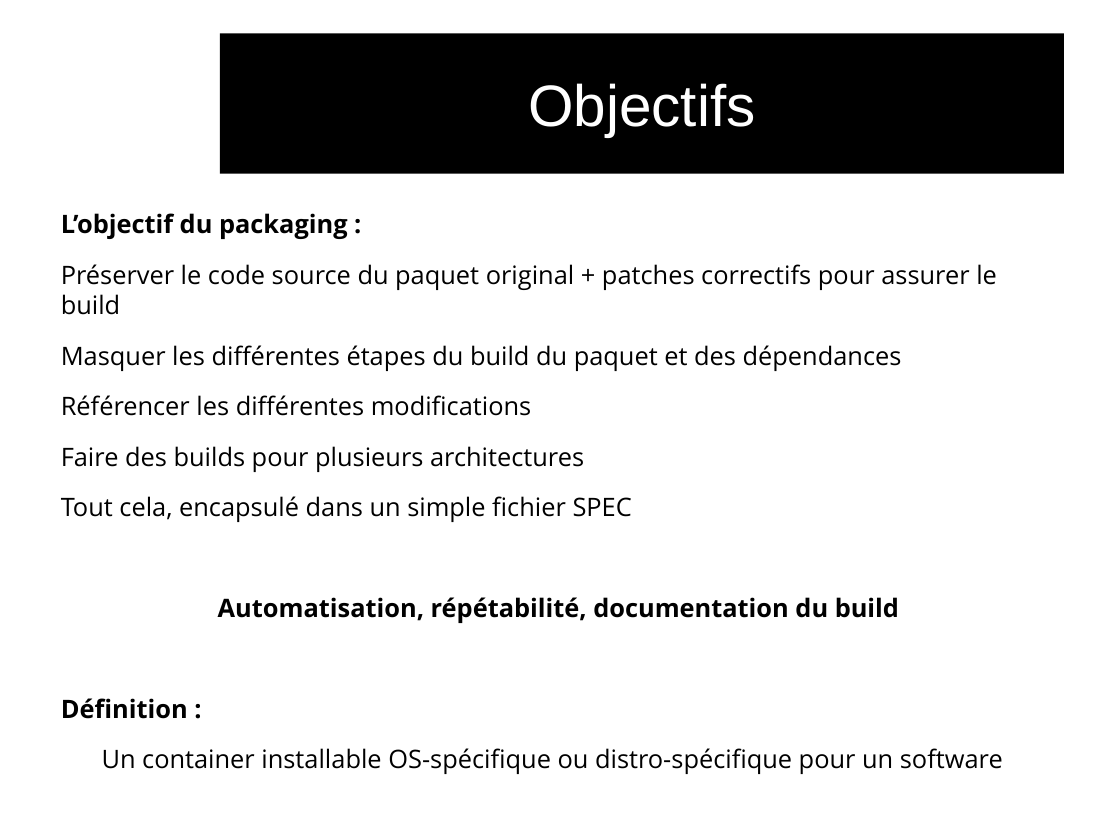
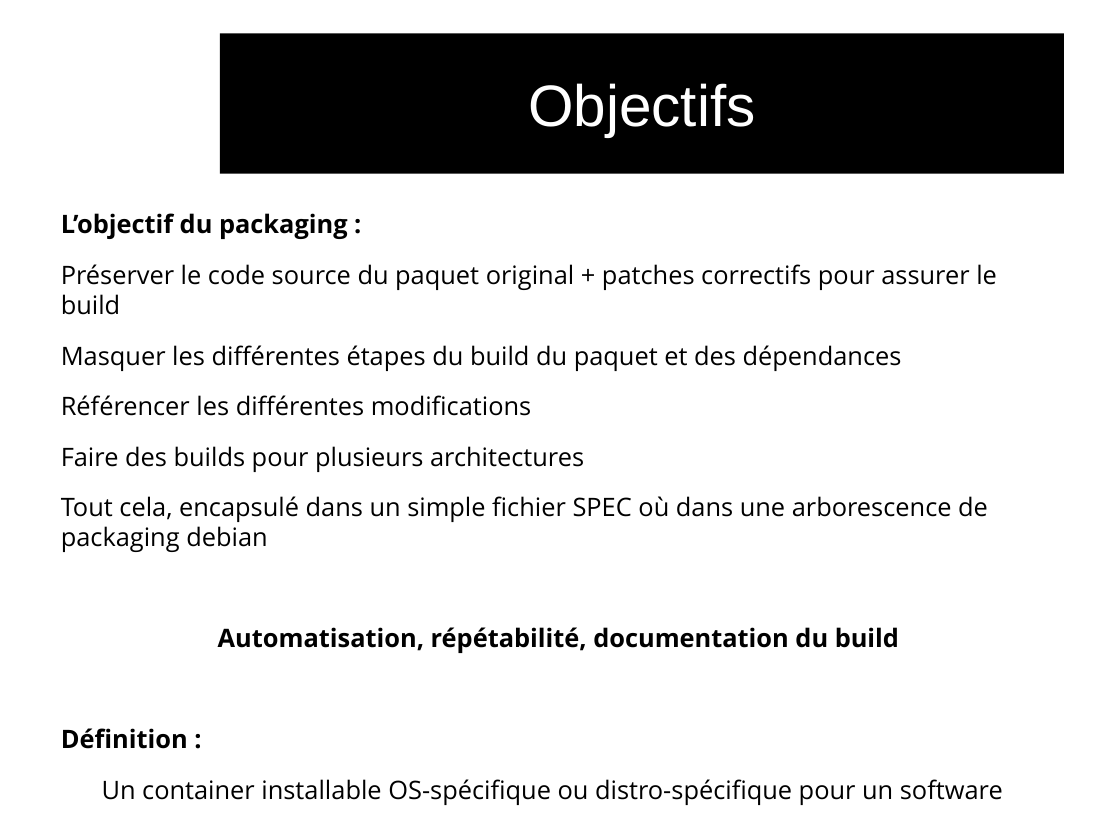
Before and after one commit to audinux/audinux.github.io, a slide deck: slide 2 of workshop/deb/deb.odp. Drawn at 1120x840 pixels with LibreOffice and Linux fonts; fonts in the diff are those of the drawing; background and template pictures are left out. Boxes give left, top, right and bottom in pixels: in the first picture for what was removed or moved away, otherwise in the second. Text is boxed around its words. In the diff, an @@ line names an element or a change of style, - is before the commit and + after.

```diff
--- a/workshop/deb/deb.odp
+++ b/workshop/deb/deb.odp
@@ text at [61, 496, 988, 552]: text changed @@
-Tout cela, encapsulé dans un simple fichier SPEC
+Tout cela, encapsulé dans un simple fichier SPEC où dans une arborescence de packaging debian
```
Also in this commit, not shown: 2 other slides changed, 2 slides removed, 1 other file.
